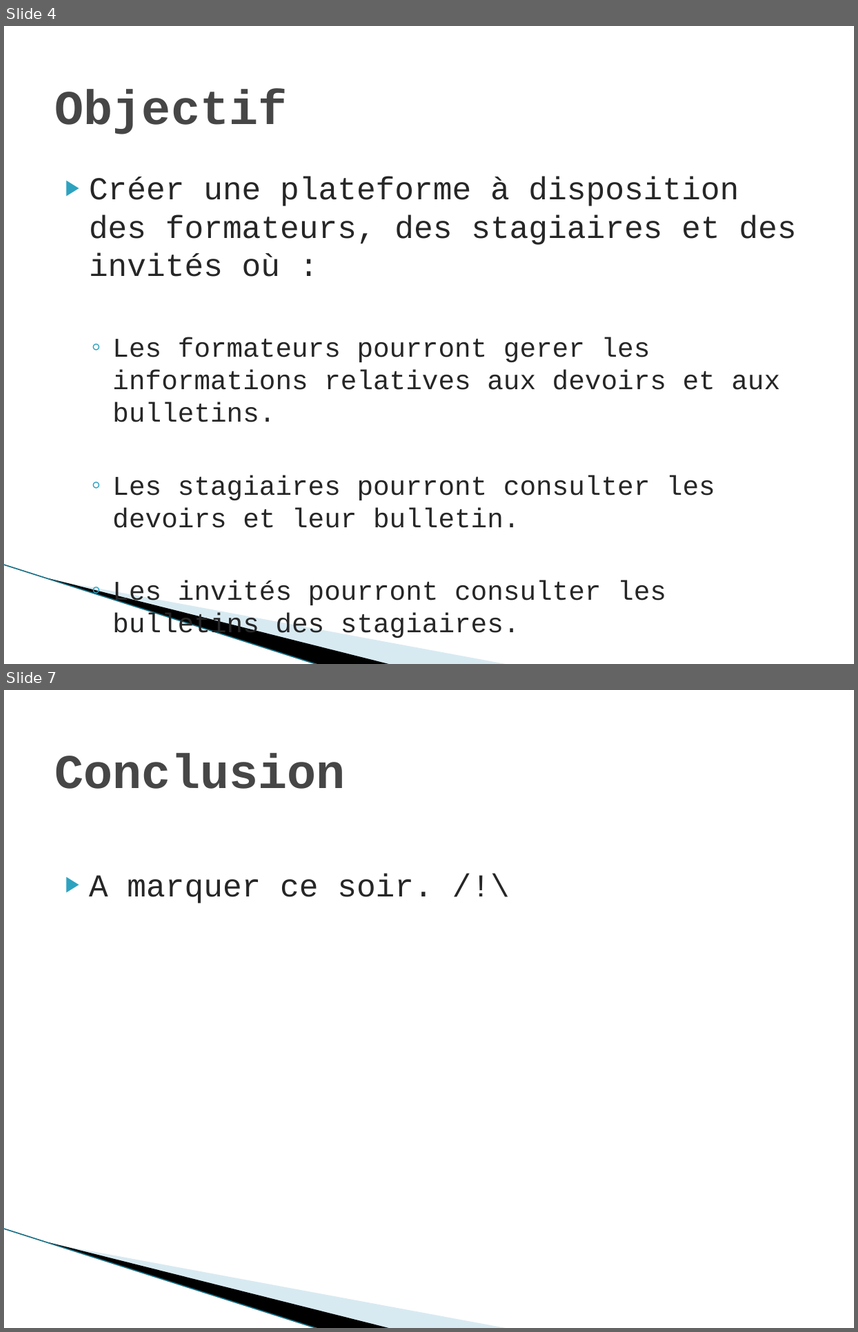
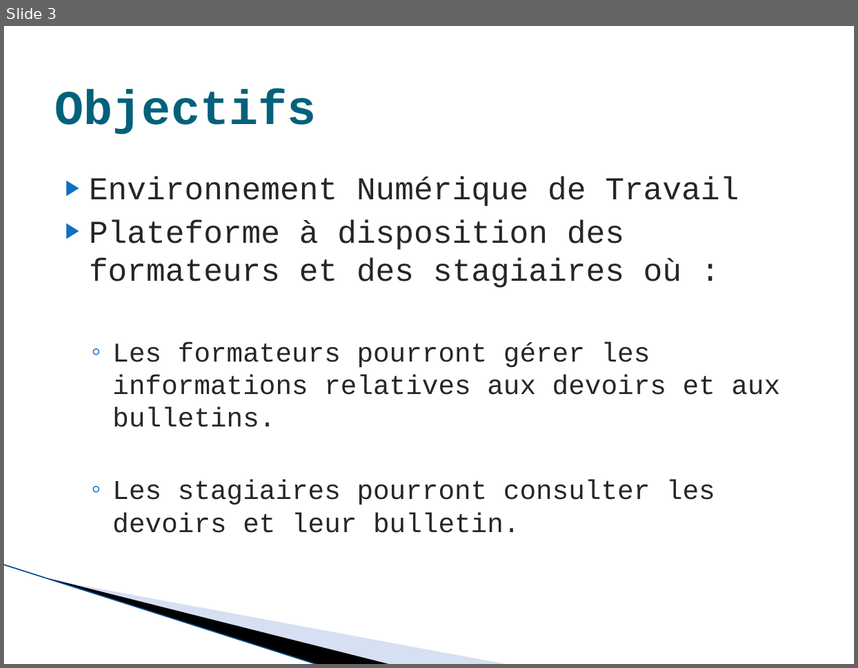
Before and after one commit to imie-source/ENT-IMIE, a slide deck: doc/Projet ENT.pptx. Shown one above the other, each under a label of ours: slides 4 and 7 before the commit, slide 3 after it; the slides between them are not shown. The pictures are 858x1332 and 858x668 pixels, drawn with LibreOffice and Linux fonts; fonts in the diff are those of the drawing; background and template pictures are left out. Boxes give left, top, right and bottom in pixels: in the first picture for what was removed or moved away, otherwise in the second. Text is boxed around its words. In the diff, an @@ line names an element or a change of style, - is before the commit and + after.

```diff
--- a/doc/Projet ENT.pptx
+++ b/doc/Projet ENT.pptx
@@ slide 7 removed at (x1=4, y1=690, x2=854, y2=1328), background #FFFFFF; not listed: 3 template elements that a slide beside it also shows @@
@@ title removed at (x1=55, y1=753, x2=346, y2=789) @@
-Conclusion
@@ text removed at (x1=89, y1=874, x2=433, y2=903) @@
-▶ A marquer ce soir. /!\
@@ what was slide 4 is now slide 3 @@
@@ slide 3 changed as well @@
@@ title at (x1=55, y1=89, x2=317, y2=134): text changed; text colour #464646 to #04617B @@
-Objectif
+Objectifs
@@ text at (x1=89, y1=176, x2=780, y2=427): text changed; size 23 to 27 pt @@
-▶ Créer une plateforme à disposition des formateurs, des stagiaires et des invités où :
-  ◦ Les formateurs pourront gerer les informations relatives aux devoirs et aux bulletins.
+▶ Environnement Numérique de Travail
+▶ Plateforme à disposition des formateurs et des stagiaires où :
+  ◦ Les formateurs pourront gérer les informations relatives aux devoirs et aux bulletins.
@@ text at (x1=112, y1=479, x2=715, y2=532): bullet colour #2DA2BF to #0F6FC6 @@
@@ line (4, 564) - (319, 664): stroke #97C5D8 0.95 pt to #94ABDC 0.95 pt @@
@@ freeform shape at (x1=51, y1=579, x2=510, y2=664): fill #A0CBDC at 40% opacity to #9DB2E1 at 40% opacity @@
@@ text at (x1=112, y1=580, x2=666, y2=640): paragraph removed @@
-  ◦ Les invités pourront consulter les bulletins des stagiaires.
```
Also in this commit, not shown: 3 other slides changed, 3 slides added, 2 other slides removed.
